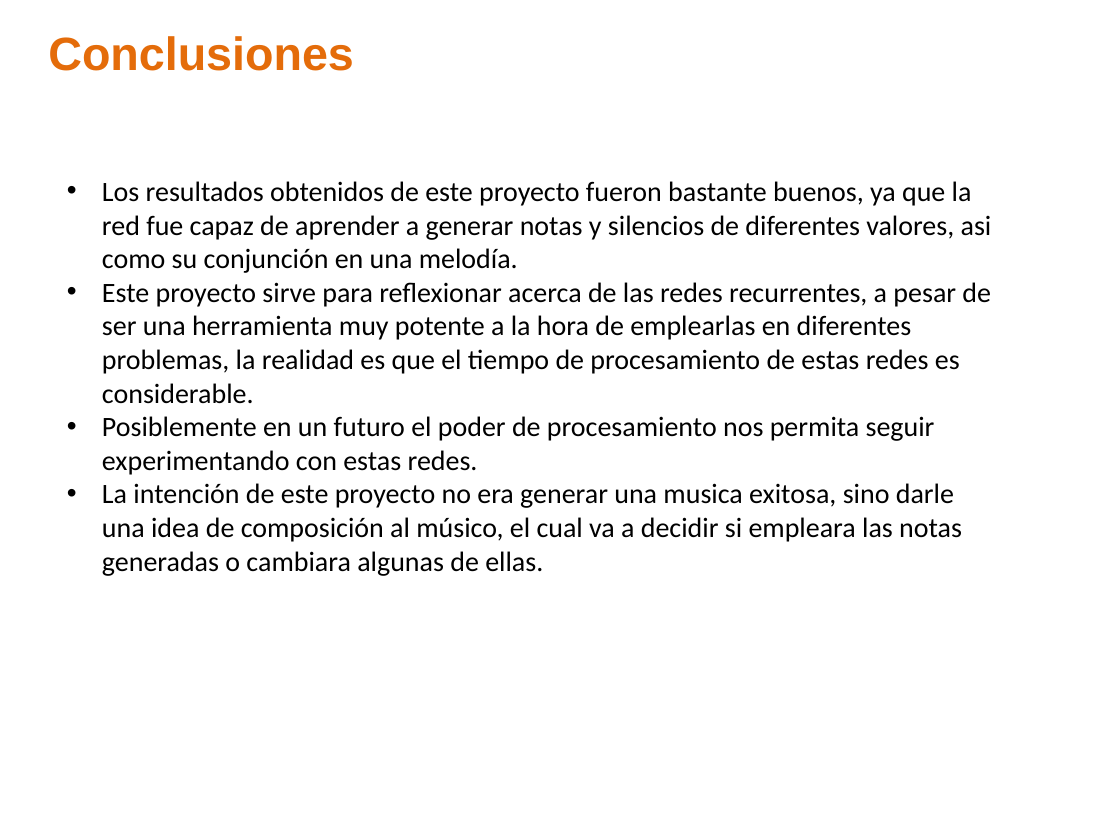
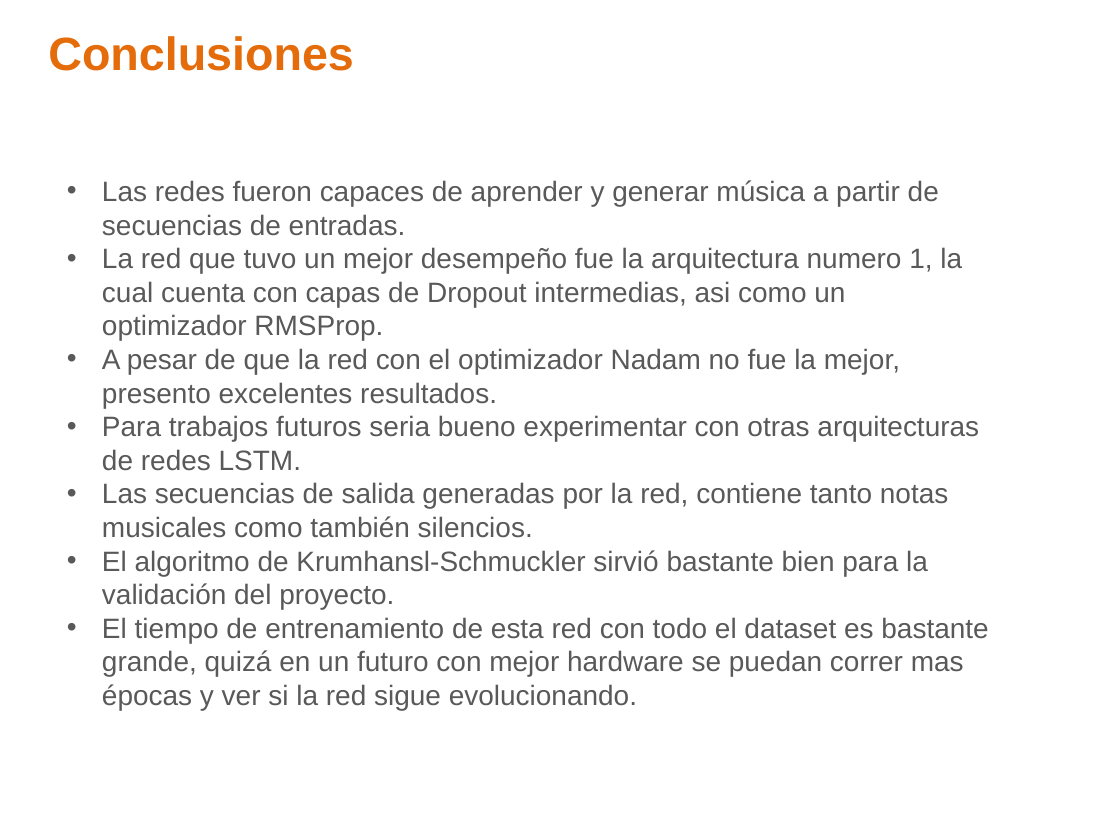
Before and after one commit to ealn/Tesis, a slide deck: slide 21 of Presentacion.pptx (slide 16 before the commit). Drawn at 1120x840 pixels with LibreOffice and Linux fonts; fonts in the diff are those of the drawing; background and template pictures are left out. Boxes give left, top, right and bottom in pixels: in the first picture for what was removed or moved away, otherwise in the second. Text is boxed around its words. In the diff, an @@ line names an element or a change of style, - is before the commit and + after.

```diff
--- a/Presentacion.pptx
+++ b/Presentacion.pptx
@@ text at (102,180,988,710): text changed; font Calibri to Arial; text colour #000000 to #595959 @@
-• Los resultados obtenidos de este proyecto fueron bastante buenos, ya que la red fue capaz de aprender a generar notas y silencios de diferentes valores, asi como su conjunción en una melodía.
-• Este proyecto sirve para reflexionar acerca de las redes recurrentes, a pesar de ser una herramienta muy potente a la hora de emplearlas en diferentes problemas, la realidad es que el tiempo de procesamiento de estas redes es considerable.
-• Posiblemente en un futuro el poder de procesamiento nos permita seguir experimentando con estas redes.
-• La intención de este proyecto no era generar una musica exitosa, sino darle una idea de composición al músico, el cual va a decidir si empleara las notas generadas o cambiara algunas de ellas.
+• Las redes fueron capaces de aprender y generar música a partir de secuencias de entradas.
+• La red que tuvo un mejor desempeño fue la arquitectura numero 1, la cual cuenta con capas de Dropout intermedias, asi como un optimizador RMSProp.
+• A pesar de que la red con el optimizador Nadam no fue la mejor, presento excelentes resultados.
+• Para trabajos futuros seria bueno experimentar con otras arquitecturas de redes LSTM.
+• Las secuencias de salida generadas por la red, contiene tanto notas musicales como también silencios.
+• El algoritmo de Krumhansl-Schmuckler sirvió bastante bien para la validación del proyecto.
+• El tiempo de entrenamiento de esta red con todo el dataset es bastante grande, quizá en un futuro con mejor hardware se puedan correr mas épocas y ver si la red sigue evolucionando.
```
Also in this commit, not shown: 8 other slides changed, 9 slides added, 4 slides removed, 6 other files.
